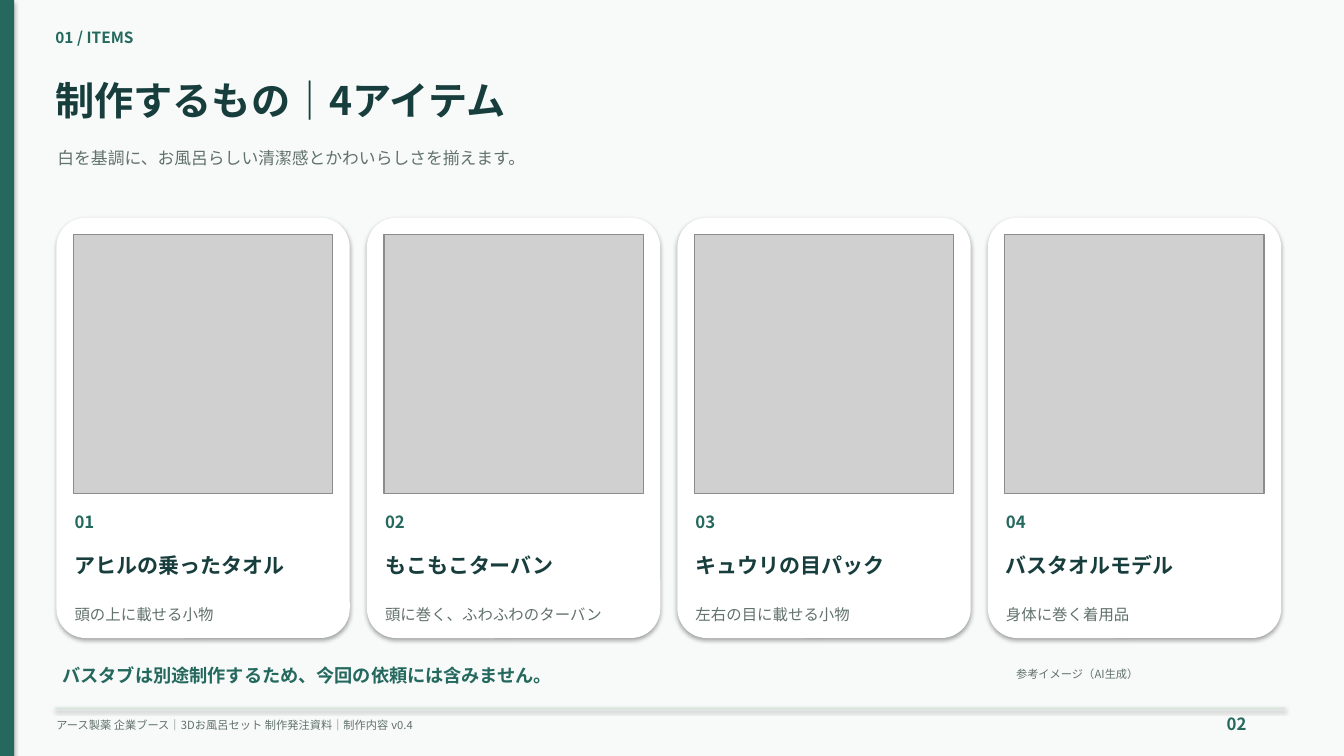
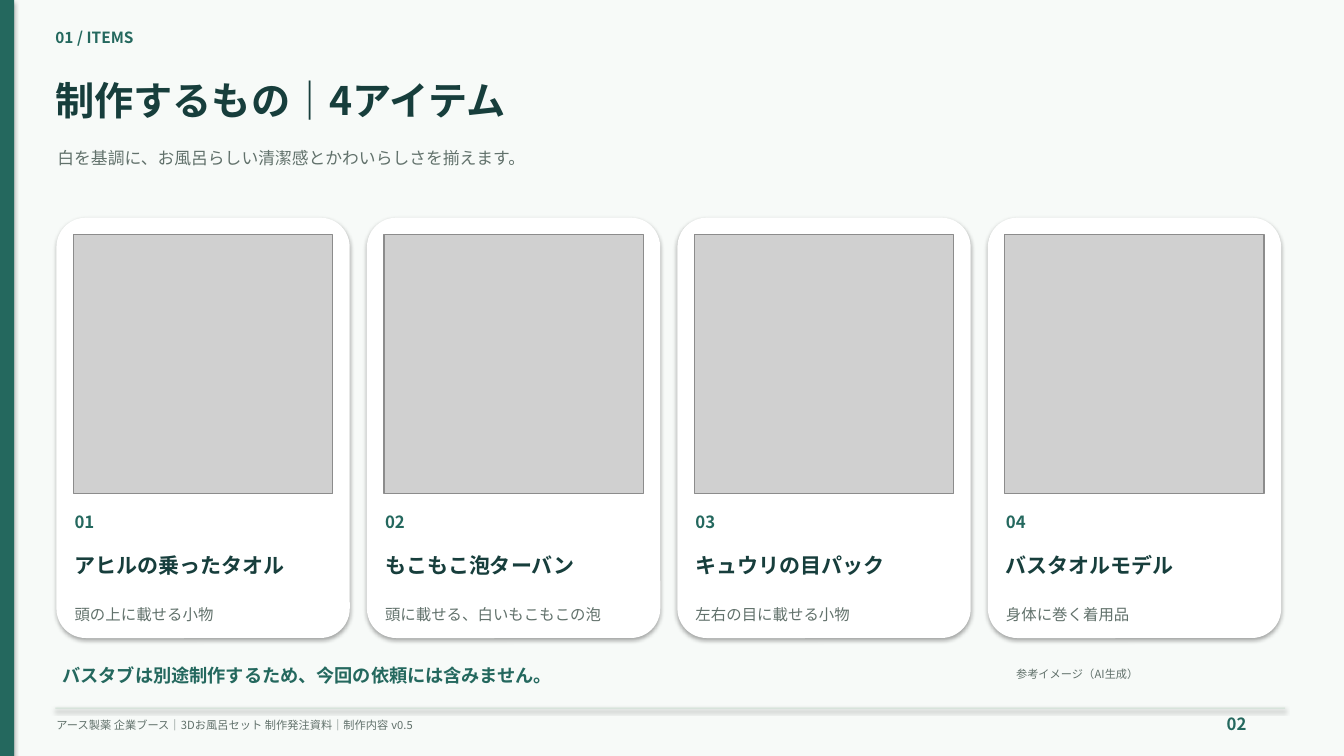
Before and after one commit to morishihikky/cordex, a slide deck: slide 2 of documents/slides/bath-set-production-slides.pptx. Drawn at 1344x756 pixels with LibreOffice and Linux fonts; fonts in the diff are those of the drawing; grey boxes stand for pictures. Boxes give left, top, right and bottom in pixels: in the first picture for what was removed or moved away, otherwise in the second. Text is boxed around its words. In the diff, an @@ line names an element or a change of style, - is before the commit and + after.

```diff
--- a/documents/slides/bath-set-production-slides.pptx
+++ b/documents/slides/bath-set-production-slides.pptx
@@ text at bbox=[385, 555, 575, 575]: text changed @@
-もこもこターバン
+もこもこ泡ターバン
@@ text at bbox=[385, 607, 601, 621]: text changed @@
-頭に巻く、ふわふわのターバン
+頭に載せる、白いもこもこの泡
@@ text at bbox=[56, 719, 412, 730]: text changed @@
-アース製薬 企業ブース｜3Dお風呂セット 制作発注資料｜制作内容 v0.4
+アース製薬 企業ブース｜3Dお風呂セット 制作発注資料｜制作内容 v0.5
```
Also in this commit, not shown: 7 other slides changed, 19 other files.
